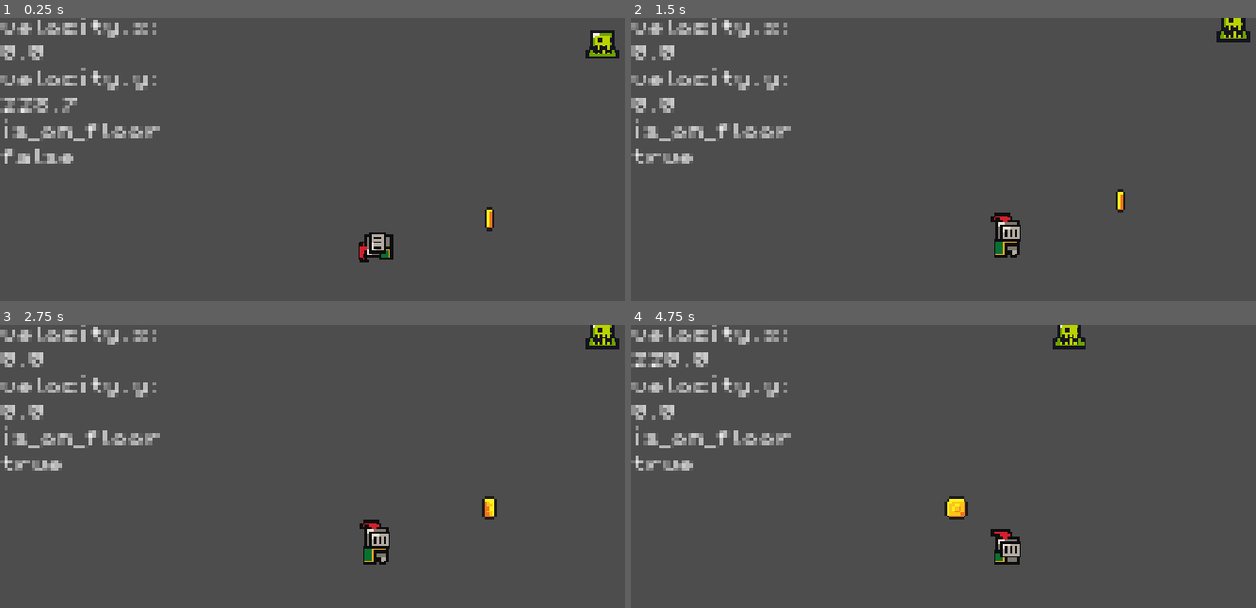
Above: before the commit, frames 1-4 (two rows, left to right).
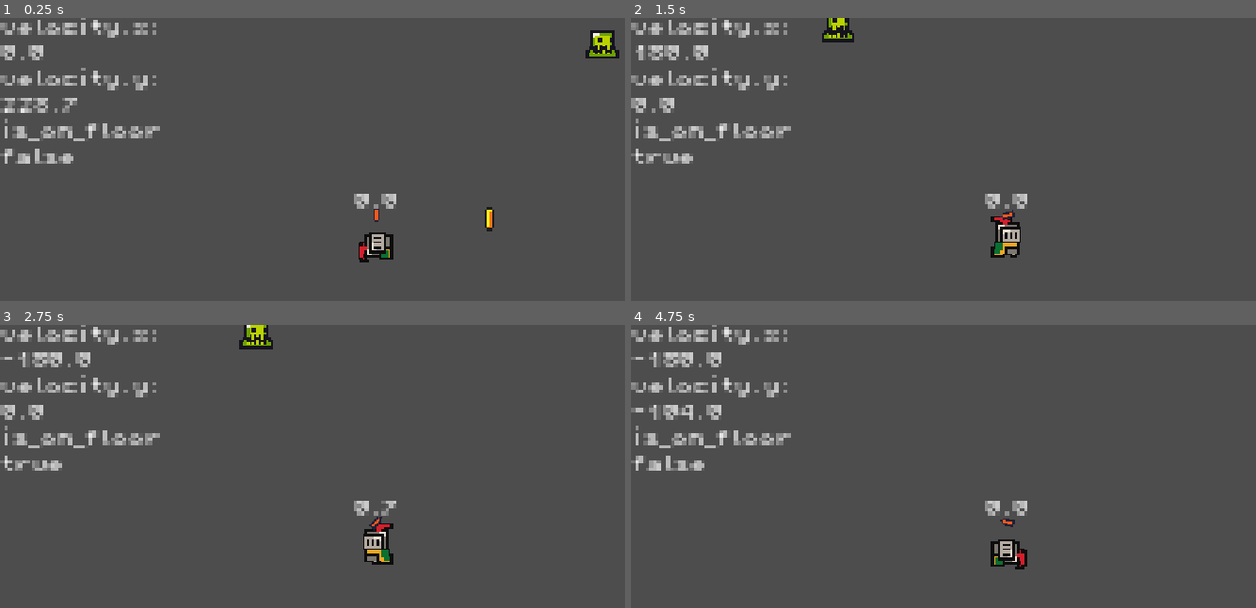
Above: after the commit, the same moments.

Repository: jsjzh/jump-game
Game: Godot game, scene res://src/sences/game.tscn
The game is run twice, just before and just after one commit, with the same random seed, the same clock (stepped at 60 frames per second) and the same inputs. Sound files missing from this copy of the repository are replaced by a short silence.
Inputs (mouse positions are in pixels of both pictures, inside the frame that each line leads up to):
- Up to frame 1 (0.25 s): no input
- Up to frame 2 (1.5 s): move the mouse to (1174, 207) at 0.52 s; press the mouse at (1174, 207) at 0.53 s; hold D (right, bound only after the commit) from 0.53 s (still down); tap Space (jump, bound only after the commit) at 0.77 s; tap C (attack, bound only before the commit) at 0.8, 1.35 s; move the mouse to (856, 250) at 1.27 s; release the mouse at (856, 250) at 1.28 s
- Up to frame 3 (2.75 s): tap Space (jump, bound only after the commit) at 1.52 s; click (225, 557) at 1.55 s; move the mouse to (450, 443) at 2.02 s; release D (right, bound only after the commit) at 2.03 s; press the mouse at (450, 443) at 2.03 s; hold A (left, bound only after the commit) from 2.03 s (still down); tap C (attack, bound only before the commit) at 2.3 s
- Up to frame 4 (4.75 s): move the mouse to (outside the picture) at 2.77 s; release A (left, bound only after the commit) at 2.78 s; release the mouse at (outside the picture) at 2.78 s; hold D (right, bound only after the commit) 2.78-4.28 s; tap C (attack, bound only before the commit) at 2.85 s; tap Space (jump, bound only after the commit) at 3.02, 3.77, 4.52 s; click (outside the picture) at 3.05 s; move the mouse to (1231, 599) at 3.52 s; hold C (attack, bound only before the commit) 3.53-4.28 s; tap Shift (roll, bound only after the commit) at 3.6 s; move the mouse to (781, 472) at 4.27 s; hold A (left, bound only after the commit) from 4.28 s (still down); tap Z (roll, bound only before the commit) at 4.35 s; click (781, 472) at 4.55 s

The runs differ from the first frame. In frame 1, 0.3% of the frame differs, in the area x 56-64%, y 62-73%; in frame 2, 1.8%; in frame 3, 2.2%; in frame 4, 2.7%, in the area x 0-73%, y 0-87%.

Commit message:
feat: 增加 arrow 相关逻辑,待补充

Diff:
--- a/project.godot
+++ b/project.godot
@@ -34,37 +34,37 @@
 }
 left={
 "deadzone": 0.2,
-"events": [Object(InputEventKey,"resource_local_to_scene":fa …(140 unchanged characters)… d":false,"keycode":0,"physical_keycode":4194319,"key_label":0,"unicode":0,"location":0,"echo":false,"script":null)
+"events": [Object(InputEventKey,"resource_local_to_scene":fa …(140 unchanged characters)… d":false,"keycode":0,"physical_keycode":65,"key_label":0,"unicode":97,"location":0,"echo":false,"script":null)
 ]
 }
 right={
 "deadzone": 0.2,
-"events": [Object(InputEventKey,"resource_local_to_scene":fa …(140 unchanged characters)… d":false,"keycode":0,"physical_keycode":4194321,"key_label":0,"unicode":0,"location":0,"echo":false,"script":null)
+"events": [Object(InputEventKey,"resource_local_to_scene":fa …(140 unchanged characters)… d":false,"keycode":0,"physical_keycode":68,"key_label":0,"unicode":100,"location":0,"echo":false,"script":null)
 ]
 }
 up={
 "deadzone": 0.2,
-"events": [Object(InputEventKey,"resource_local_to_scene":fa …(140 unchanged characters)… d":false,"keycode":0,"physical_keycode":4194320,"key_label":0,"unicode":0,"location":0,"echo":false,"script":null)
+"events": [Object(InputEventKey,"resource_local_to_scene":fa …(140 unchanged characters)… d":false,"keycode":0,"physical_keycode":87,"key_label":0,"unicode":119,"location":0,"echo":false,"script":null)
 ]
 }
 down={
 "deadzone": 0.2,
-"events": [Object(InputEventKey,"resource_local_to_scene":fa …(140 unchanged characters)… d":false,"keycode":0,"physical_keycode":4194322,"key_label":0,"unicode":0,"location":0,"echo":false,"script":null)
+"events": [Object(InputEventKey,"resource_local_to_scene":fa …(140 unchanged characters)… d":false,"keycode":0,"physical_keycode":83,"key_label":0,"unicode":115,"location":0,"echo":false,"script":null)
 ]
 }
 roll={
 "deadzone": 0.2,
-"events": [null, Object(InputEventKey,"resource_local_to_sce …(146 unchanged characters)… d":false,"keycode":0,"physical_keycode":90,"key_label":0,"unicode":122,"location":0,"echo":false,"script":null)
+"events": [null, Object(InputEventKey,"resource_local_to_sce …(146 unchanged characters)… d":false,"keycode":0,"physical_keycode":4194325,"key_label":0,"unicode":0,"location":0,"echo":false,"script":null)
 ]
 }
 jump={
 "deadzone": 0.2,
-"events": [Object(InputEventKey,"resource_local_to_scene":fa …(140 unchanged characters)… d":false,"keycode":0,"physical_keycode":88,"key_label":0,"unicode":120,"location":0,"echo":false,"script":null)
+"events": [Object(InputEventKey,"resource_local_to_scene":fa …(140 unchanged characters)… d":false,"keycode":0,"physical_keycode":32,"key_label":0,"unicode":32,"location":0,"echo":false,"script":null)
 ]
 }
 attack={
 "deadzone": 0.2,
-"events": [Object(InputEventKey,"resource_local_to_scene":false,"resource_name":"","device":-1,"window_id":0,"alt_pressed":false,"shift_pressed":false,"ctrl_pressed":false,"meta_pressed":false,"pressed":false,"keycode":0,"physical_keycode":67,"key_label":0,"unicode":99,"location":0,"echo":false,"script":null)
+"events": [Object(InputEventMouseButton,"resource_local_to_scene":false,"resource_name":"","device":-1,"window_id":0,"alt_pressed":false,"shift_pressed":false,"ctrl_pressed":false,"meta_pressed":false,"button_mask":0,"position":Vector2(0, 0),"global_position":Vector2(0, 0),"factor":1.0,"button_index":1,"canceled":false,"pressed":false,"double_click":false,"script":null)
 ]
 }
 
@@ -74,6 +74,7 @@
 2d_physics/layer_2="角色"
 2d_physics/layer_5="怪物"
 2d_physics/layer_8="金币"
+2d_physics/layer_9="弓箭"
 
 [physics]
 
--- /dev/null
+++ b/src/scriprts/arrow.gd
@@ -0,0 +1,13 @@
+extends Area2D
+
+var is_shooted: bool = false
+
+func _process(_delta: float) -> void:
+	if !is_shooted:
+		look_at(get_global_mouse_position())
+
+func handle_shoot(pos: Vector2, vec: Vector2) -> void:
+	position = pos
+	print(pos)
+	print(vec)
+	is_shooted = true
--- a/src/scriprts/player.gd
+++ b/src/scriprts/player.gd
@@ -15,14 +15,19 @@
 ## 等于 1 秒播完 25 个动画帧，也就是需要配置 animate_sprite 为 25FPS
 ## 计算公式 1(单位时间)/FPS(设置 FPS)=0.3(roll_time)/5(动画帧个数)
 @export var roll_time: float = 0.3
+@export var attack_max_curr_time: float = 1.0 ## 最高蓄力时间
+
+@export var arrow_sence: PackedScene
 
 @onready var animated_sprite: AnimatedSprite2D = $AnimatedSprite2D
 @onready var status_label: Label = $StatusLabel
+@onready var countdown_label: Label = $CountdownLabel
 
 @onready var audio_dead: AudioStreamPlayer = $Audio/Dead
 @onready var audio_jump: AudioStreamPlayer = $Audio/Jump
 @onready var audio_roll: AudioStreamPlayer = $Audio/Roll
 @onready var audio_run: AudioStreamPlayer = $Audio/Run
+
 
 var input_direction: Vector2 = Vector2.ZERO
 var is_dead: bool = false
@@ -30,10 +35,22 @@
 var jump_count: int = 0
 var is_rolling: bool = false
 var roll_duration: float = 0.0
+var is_attack: bool = false
+var attack_acc_time: float = 0.0
 
 func _input(event):
 	if is_dead:
 		return
+
+	if event.is_action_pressed("attack"):
+		is_attack = true
+	if event.is_action_released("attack"):
+		if attack_acc_time == attack_max_curr_time:
+			var arrow = arrow_sence.instantiate()
+			arrow.handle_shoot(position, Vector2.ZERO)
+			get_tree().current_scene.add_child(arrow)
+		is_attack = false
+		attack_acc_time = 0.0
 
 	if event.is_action_pressed("jump"):
 		if is_on_floor() or jump_count < jump_max_count:
@@ -46,9 +63,14 @@
 			is_rolling = true
 			audio_roll.play()
 
-func _process(_delta):
+func _process(delta):
 	if is_dead:
 		return
+
+	if is_attack:
+		attack_acc_time = clamp(attack_acc_time + delta, 0.0, attack_max_curr_time)
+
+	countdown_label.text = "%.1f" % (attack_acc_time)
 
 	input_direction.x = Input.get_axis("left", "right")
 
--- /dev/null
+++ b/src/sences/arrow.tscn
@@ -0,0 +1,18 @@
+[gd_scene format=3 uid="uid://cti31iil0y4al"]
+
+[ext_resource type="Texture2D" uid="uid://djs8wa5wx3y1r" path="res://src/assets/sprites/bullet.png" id="1_ffxnv"]
+[ext_resource type="Script" uid="uid://d33cyu51t8ctc" path="res://src/scriprts/arrow.gd" id="1_ltcx0"]
+
+[sub_resource type="RectangleShape2D" id="RectangleShape2D_kxdby"]
+size = Vector2(6, 3)
+
+[node name="Arrow" type="Area2D" unique_id=961413926 groups=["arrow"]]
+collision_layer = 256
+collision_mask = 17
+script = ExtResource("1_ltcx0")
+
+[node name="Sprite2D" type="Sprite2D" parent="." unique_id=473659843]
+texture = ExtResource("1_ffxnv")
+
+[node name="CollisionShape2D" type="CollisionShape2D" parent="." unique_id=1988429717]
+shape = SubResource("RectangleShape2D_kxdby")
--- a/src/sences/player.tscn
+++ b/src/sences/player.tscn
@@ -2,6 +2,7 @@
 
 [ext_resource type="Script" uid="uid://dpyxn5infqinh" path="res://src/scriprts/player.gd" id="1_eabyu"]
 [ext_resource type="Texture2D" uid="uid://b8cmjj8vq3r8d" path="res://src/assets/sprites/knight.png" id="1_ggan6"]
+[ext_resource type="PackedScene" uid="uid://cti31iil0y4al" path="res://src/sences/arrow.tscn" id="2_2asoo"]
 [ext_resource type="AudioStream" uid="uid://d1c7eitwbgqyx" path="res://src/assets/sounds/hitHurt.wav" id="3_rggqk"]
 [ext_resource type="AudioStream" uid="uid://b55xtmvwkoslc" path="res://src/assets/sounds/jump.wav" id="4_2xjdo"]
 [ext_resource type="AudioStream" uid="uid://c2e3v3cnhbwpd" path="res://src/assets/sounds/Running.mp3" id="5_cevw7"]
@@ -273,6 +274,7 @@
 collision_layer = 2
 collision_mask = 147
 script = ExtResource("1_eabyu")
+arrow_sence = ExtResource("2_2asoo")
 
 [node name="Camera2D" type="Camera2D" parent="." unique_id=1426778049]
 zoom = Vector2(4, 4)
@@ -309,3 +311,16 @@
 theme_override_font_sizes/font_size = 8
 vertical_alignment = 1
 autowrap_mode = 2
+
+[node name="CountdownLabel" type="Label" parent="." unique_id=1318751903]
+offset_left = -20.0
+offset_top = -23.0
+offset_right = 20.0
+theme_override_fonts/font = ExtResource("6_cevw7")
+theme_override_font_sizes/font_size = 8
+text = "0.0"
+horizontal_alignment = 1
+vertical_alignment = 1
+
+[node name="Arrow" parent="." unique_id=961413926 instance=ExtResource("2_2asoo")]
+position = Vector2(0, -6)
Binary file added: src/assets/sprites/bullet.png
Not shown, added: src/assets/sprites/bullet.png.import
Not shown, added: src/scriprts/arrow.gd.uid
